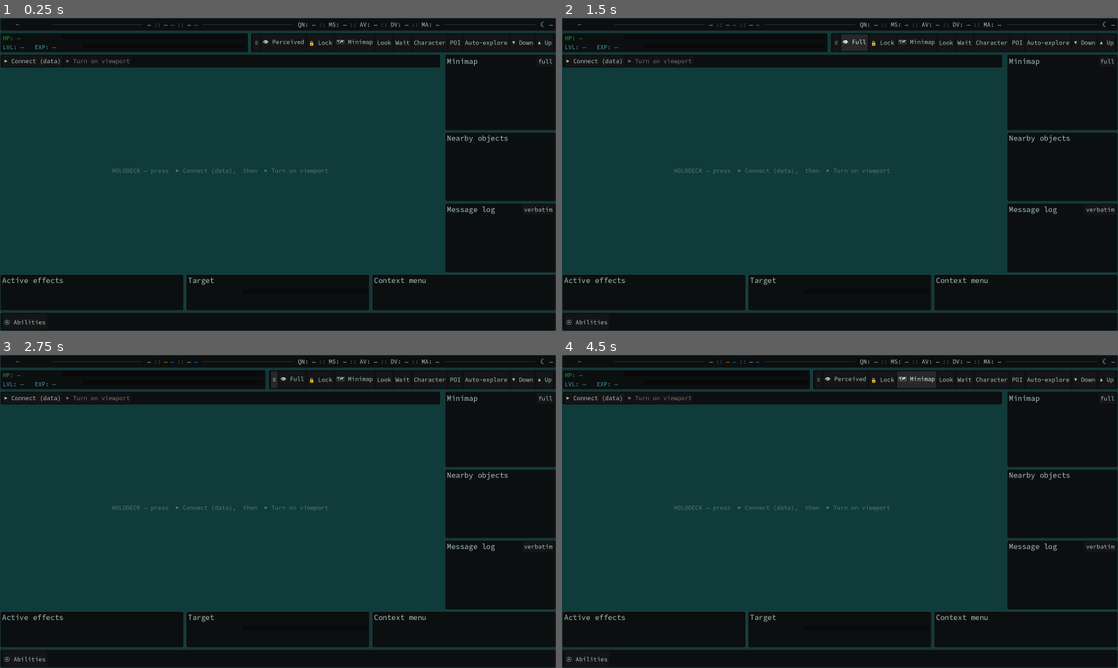
Above: before the commit, frames 1-4 (two rows, left to right).
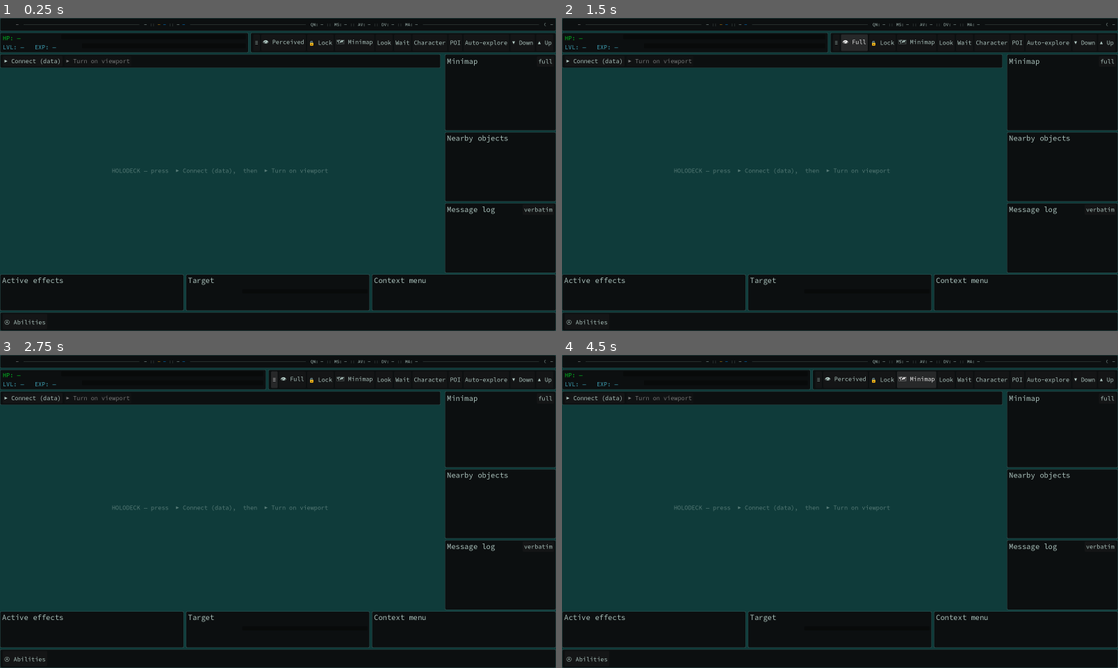
Above: after the commit, the same moments.

Repository: DazzlingDukeOfLazers/raves-of-qud
Game: Godot game, scene res://MainFrame.tscn
Two runs of this game, one before a commit and one after it. Both use one fixed random seed, a clock stepped at 60 frames per second and the inputs below. This scene is started directly instead of the project's main scene.
Inputs:
- Up to frame 1 (0.25 s): no input
- Up to frame 2 (1.5 s): click "≡" at 0.5 s; click "👁 Perceived" at 1.25 s
- Up to frame 3 (2.75 s): click "≡" at 2 s
- Up to frame 4 (4.5 s): click "👁 Full" at 2.75 s; click "🔒 Lock" at 3.5 s; click "🗺 Minimap" at 4.25 s

The runs differ from the first frame. In frame 1, 0.2% of the frame differs, in the area x 3-100%, y 1-4%; in frame 2, 0.2%; in frame 3, 0.2%; in frame 4, 0.2%.

Commit message:
Top status row: shrink font to Qud's size + natural name width
The top-bar text was ~1.3x too big (Qud fits all five QN..MA stats where Raves
fit four), which spread the groups and pushed the middle/right blocks out of
position. Size the whole strip uniformly to 0.72x body (measured off Qud) via a
_labels_under() sweep, and let the character name size to its natural width
(clip_text=false) instead of reserving a fixed 90px slot Qud doesn't — that slot
was shoving the T-group right. Groups now line up closely; the small residual
shift is the zone icon (Qud's wider terrain sprite vs our sun glyph), a separate
item.

Co-Authored-By: Claude Opus 4.8 <noreply@anthropic.com>

Diff:
--- a/godot/MainFrame.gd
+++ b/godot/MainFrame.gd
@@ -143,6 +143,15 @@
 
 # ── helpers ────────────────────────────────────────────────────────────────
 
+## Every Label in the subtree (for a uniform per-strip font size).
+func _labels_under(n: Node) -> Array:
+	var out: Array = []
+	for c in n.get_children():
+		if c is Label:
+			out.append(c)
+		out.append_array(_labels_under(c))
+	return out
+
 func _text(s: String, col := Color.WHITE, role := "body") -> Label:
 	var l := Label.new()
 	l.text = s
@@ -298,10 +307,10 @@
 	pm.add_child(_portrait)
 	h.add_child(pm)
 	_l_name = _text("—", COL_NAME, "caption")
-	# Size to content (clip only past a generous cap) so the name never collapses to 0 in the HBox next
-	# to the expanding rule — clip_text with no min width did exactly that (the name vanished).
-	_l_name.clip_text = true
-	_l_name.custom_minimum_size = Vector2(90, 0)
+	# Size to the name's NATURAL width, like Qud (which doesn't reserve a fixed name slot — a wide slot
+	# pushes the whole middle right). clip_text=false makes the label's min-size = its content, so it
+	# neither collapses to 0 next to the expanding rule nor over-reserves empty space after a short name.
+	_l_name.clip_text = false
 	h.add_child(_l_name)
 
 	h.add_child(_rule())
@@ -326,9 +335,14 @@
 
 	h.add_child(_rule())
 	_daynight = _text("☾")                                 # day/night — sun/moon glyph
-	_daynight.add_theme_font_size_override("font_size", UiFont.px(get_viewport(), "title"))
 	h.add_child(_daynight)
 	_l_biome = _text("—"); h.add_child(_l_biome)           # zone / biome name (far right, like Qud)
+
+	# Qud's top bar is set noticeably smaller than body — shrink the whole strip uniformly to match
+	# (Qud fits all five stats where a body-sized strip fits ~four). One size for every glyph here.
+	var tp := int(round(UiFont.px(get_viewport(), "body") * 0.72))
+	for lbl in _labels_under(h):
+		lbl.add_theme_font_size_override("font_size", tp)
 	return strip
 
 # ── row 2: vitals (HP / LVL-EXP)  |  top menu ────────────────────────────────
